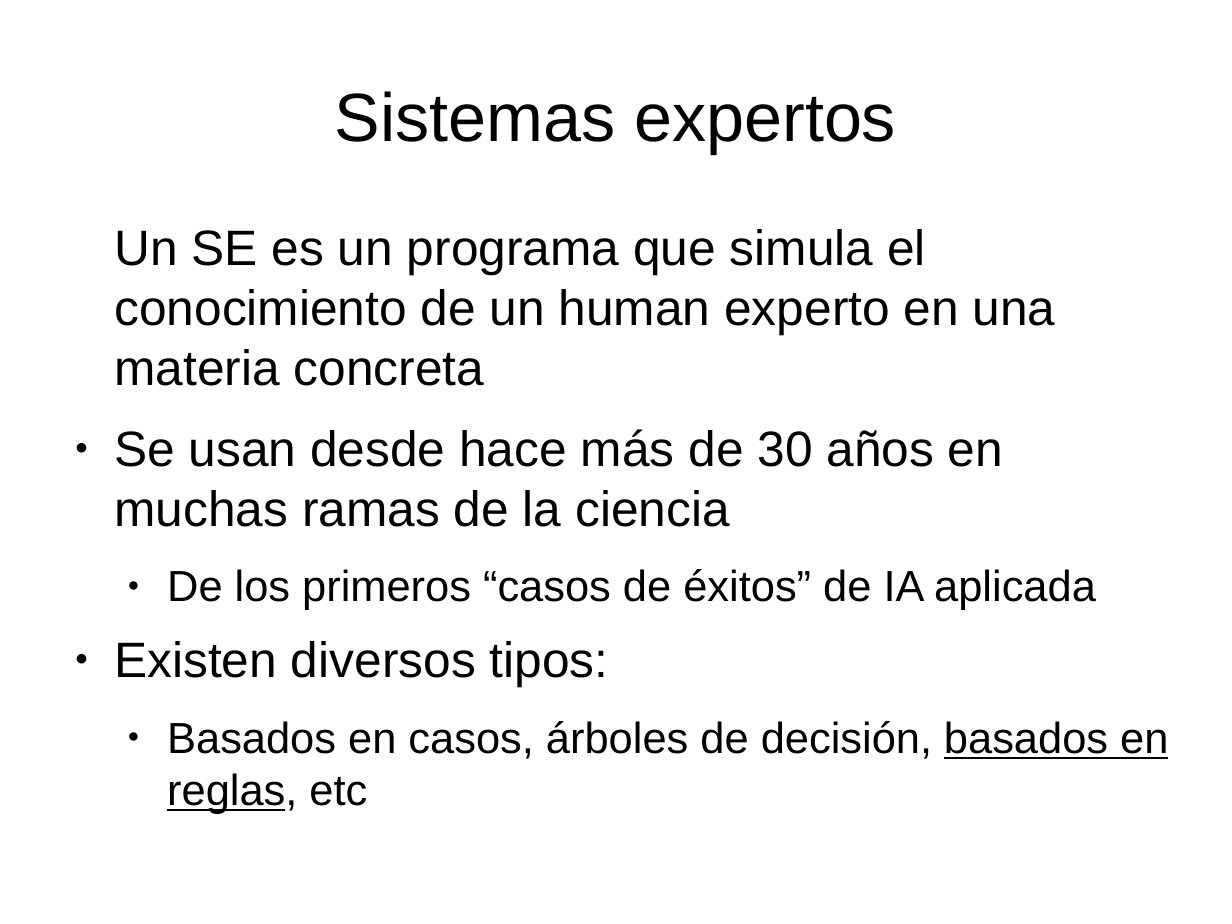
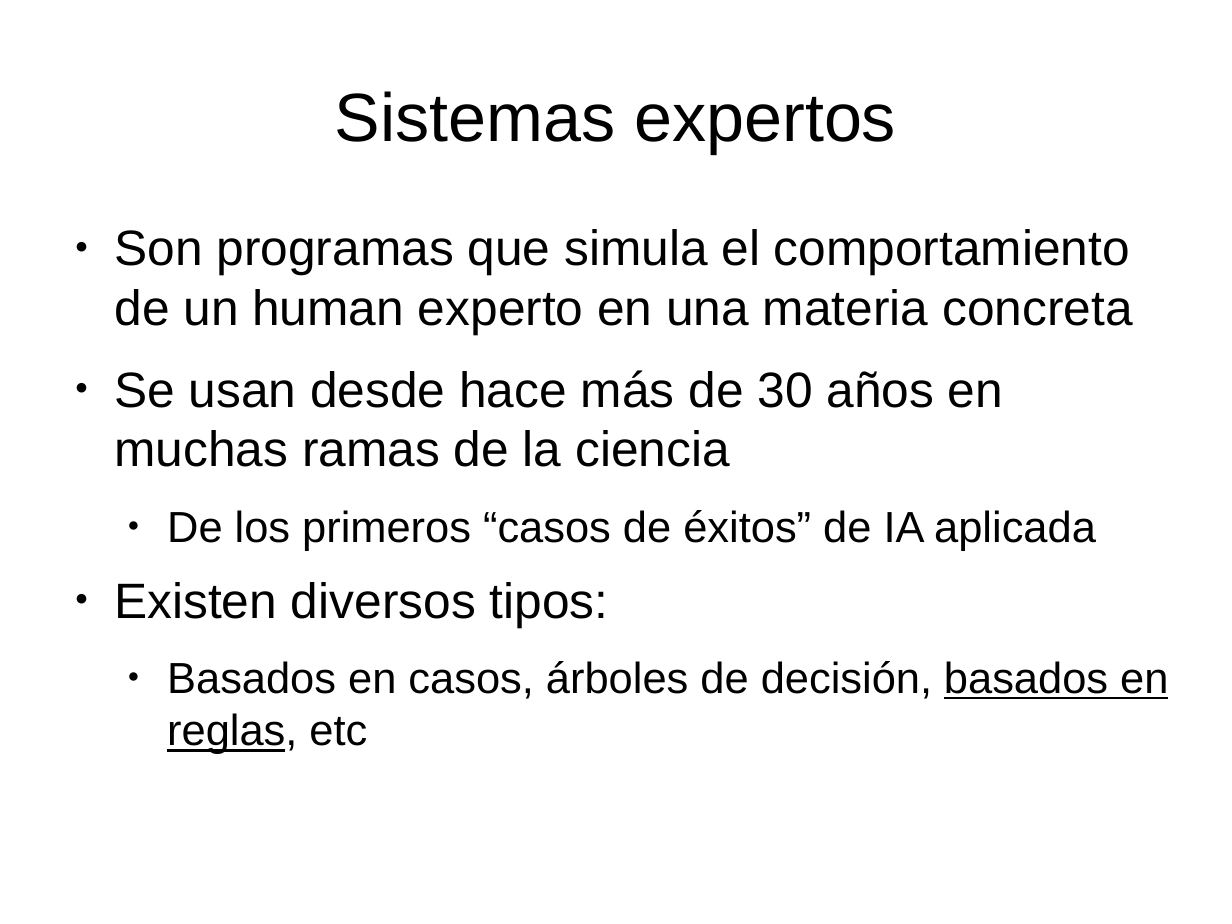
Before and after one commit to rompehielos013013013/gsiege, a slide deck: slide 5 of presentacion/expertoUCLM2014/SSEE-IA.odp. Drawn at 1232x924 pixels with LibreOffice and Linux fonts; fonts in the diff are those of the drawing. Boxes give left, top, right and bottom in pixels: in the first picture for what was removed or moved away, otherwise in the second. Text is boxed around its words. In the diff, an @@ line names an element or a change of style, - is before the commit and + after.

```diff
--- a/presentacion/expertoUCLM2014/SSEE-IA.odp
+++ b/presentacion/expertoUCLM2014/SSEE-IA.odp
@@ text at [114, 229, 1132, 335]: text changed @@
-Un SE es un programa que simula el conocimiento de un human experto en una materia concreta
+● Son programas que simula el comportamiento de un human experto en una materia concreta
```
Also in this commit, not shown: 5 other slides changed, 11 slides added, 1 slide removed, 1 other file.
